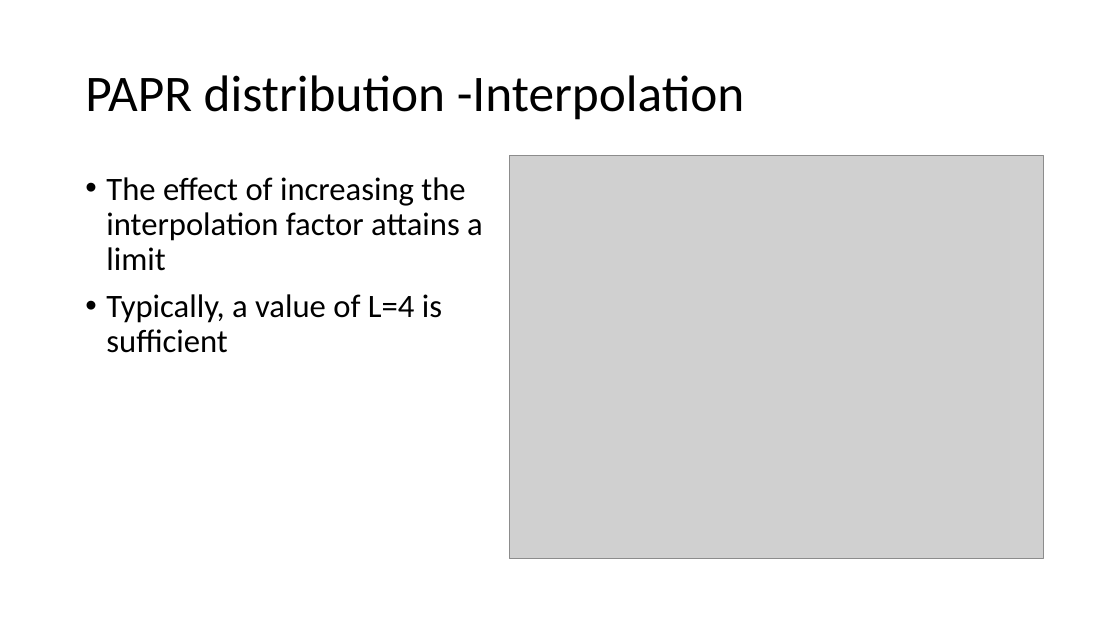
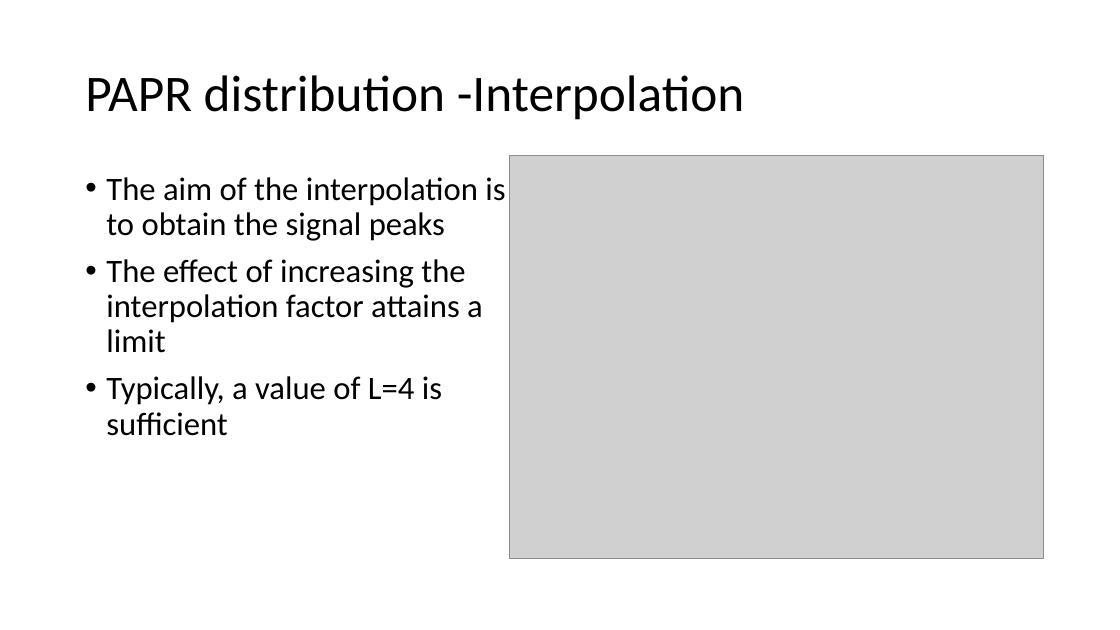
Before and after one commit to liorkissos/VLF-Simulations, a slide deck: slide 13 of PAPR Reduction- PTS.pptx. Drawn at 1120x630 pixels with LibreOffice and Linux fonts; fonts in the diff are those of the drawing; grey boxes stand for pictures. Boxes give left, top, right and bottom in pixels: in the first picture for what was removed or moved away, otherwise in the second. Text is boxed around its words. In the diff, an @@ line names an element or a change of style, - is before the commit and + after.

```diff
--- a/PAPR Reduction- PTS.pptx
+++ b/PAPR Reduction- PTS.pptx
@@ text at (x1=106, y1=177, x2=505, y2=241): paragraph added @@
+• The aim of the interpolation is to obtain the signal peaks
```
Also in this commit, not shown: 11 other slides changed, 1 slide added, 1 other file.
